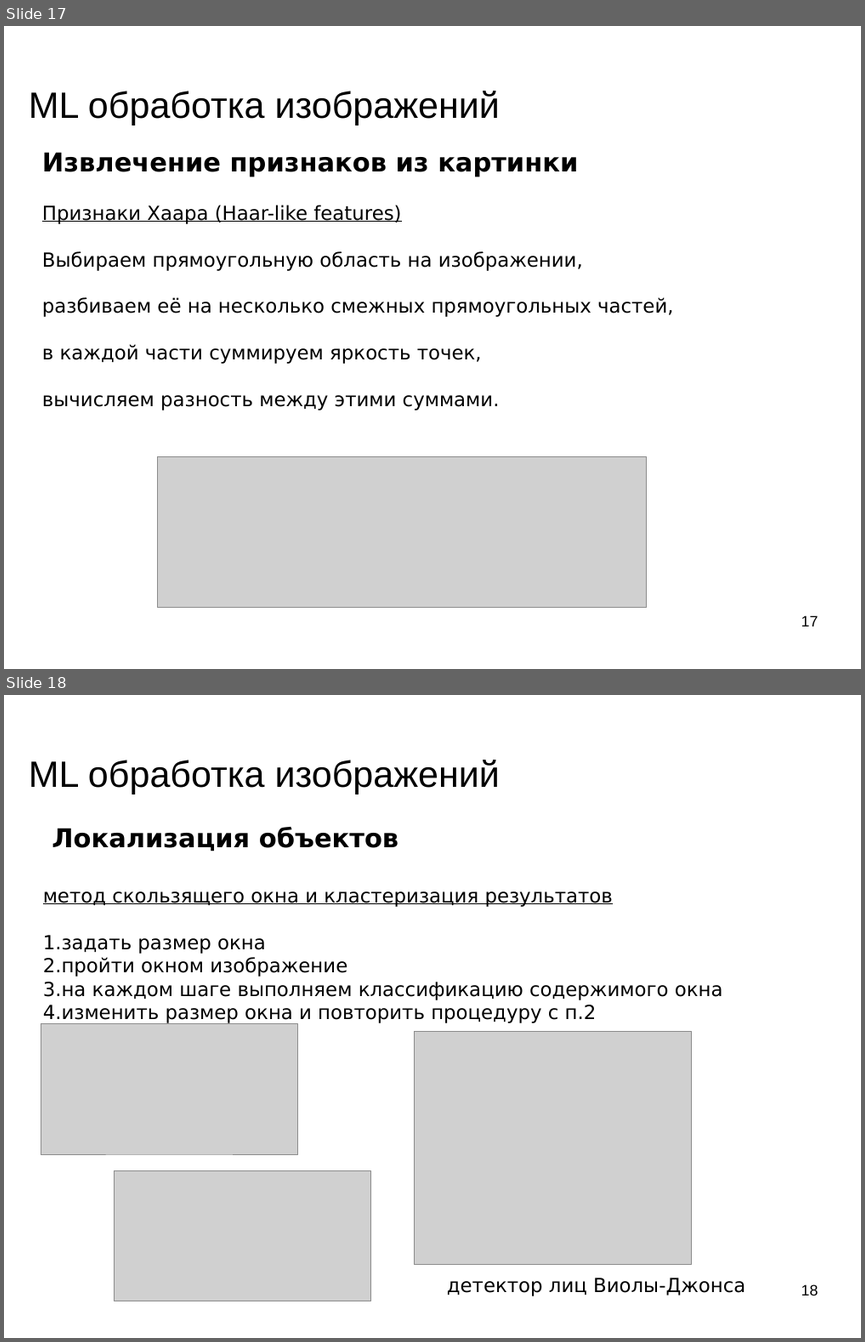
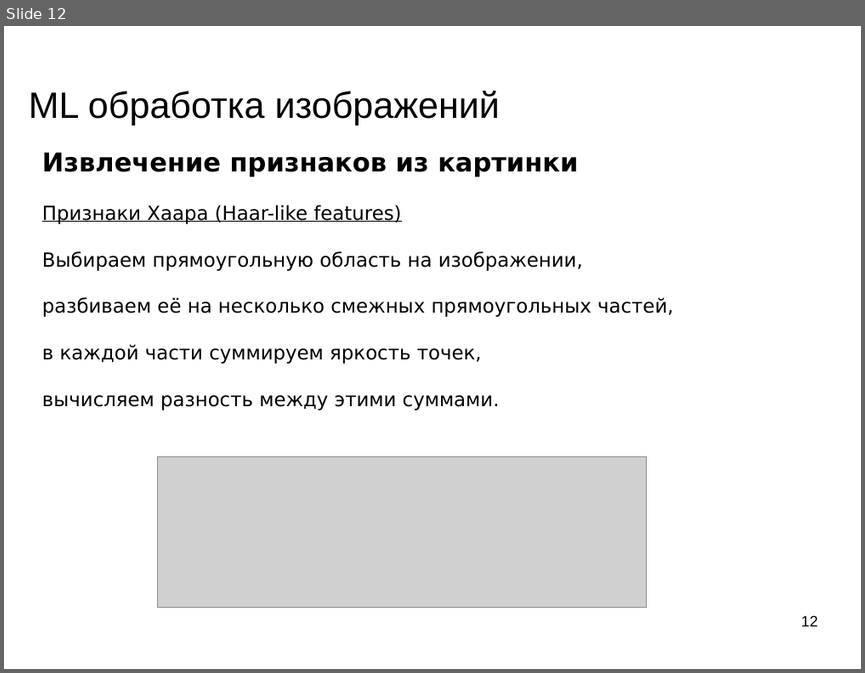
Before and after one commit to mechanoid5/ml_lectorium_legacy, a slide deck: 26-img-proc.odp. Shown one above the other, each under a label of ours: slides 17 and 18 before the commit, slide 12 after it. The pictures are 865x1342 and 865x673 pixels, drawn with LibreOffice and Linux fonts; fonts in the diff are those of the drawing; grey boxes stand for pictures; background and template pictures are left out. Boxes give left, top, right and bottom in pixels: in the first picture for what was removed or moved away, otherwise in the second. Text is boxed around its words. In the diff, an @@ line names an element or a change of style, - is before the commit and + after.

```diff
--- a/26-img-proc.odp
+++ b/26-img-proc.odp
@@ slide 18 removed at bbox=[4, 695, 861, 1338], background picture (left out) @@
@@ title removed at bbox=[29, 760, 500, 794] @@
-ML обработка изображений
@@ text removed at bbox=[43, 827, 723, 1024] @@
-Локализация объектов
-метод скользящего окна и кластеризация результатов
-1.задать размер окна
-2.пройти окном изображение
-3.на каждом шаге выполняем классификацию содержимого окна
-4.изменить размер окна и повторить процедуру с п.2
@@ picture removed at bbox=[41, 1024, 297, 1155] @@
@@ picture removed at bbox=[415, 1031, 692, 1265] @@
@@ picture removed at bbox=[114, 1171, 371, 1301] @@
@@ text removed at bbox=[447, 1277, 745, 1296] @@
-детектор лиц Виолы-Джонса
@@ page number removed at bbox=[801, 1284, 818, 1295] @@
-18
@@ what was slide 17 is now slide 12 @@
@@ page number at bbox=[801, 615, 818, 626]: text changed @@
-17
+12
```
Also in this commit, not shown: 4 slides changed, 6 other slides removed, 9 other files.
